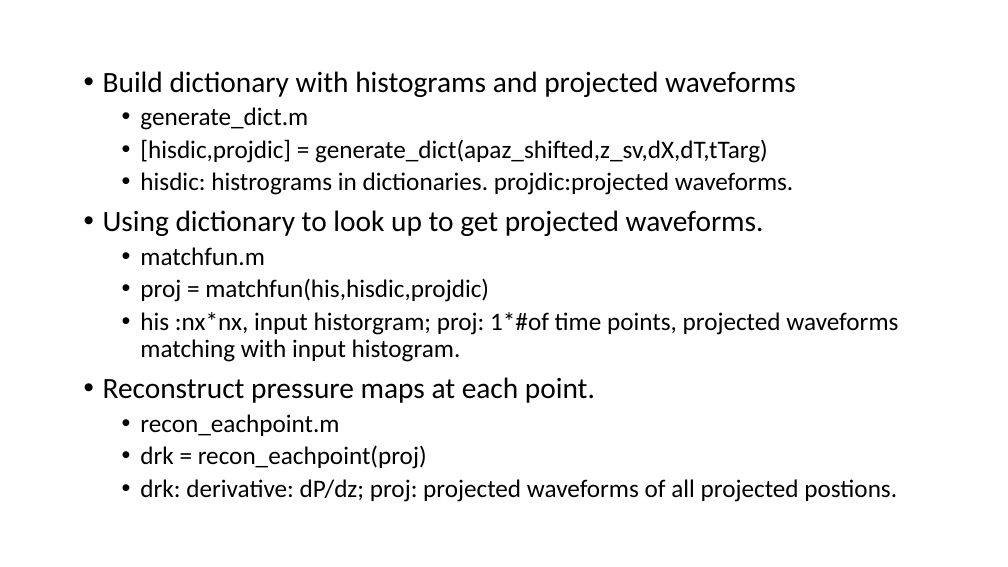
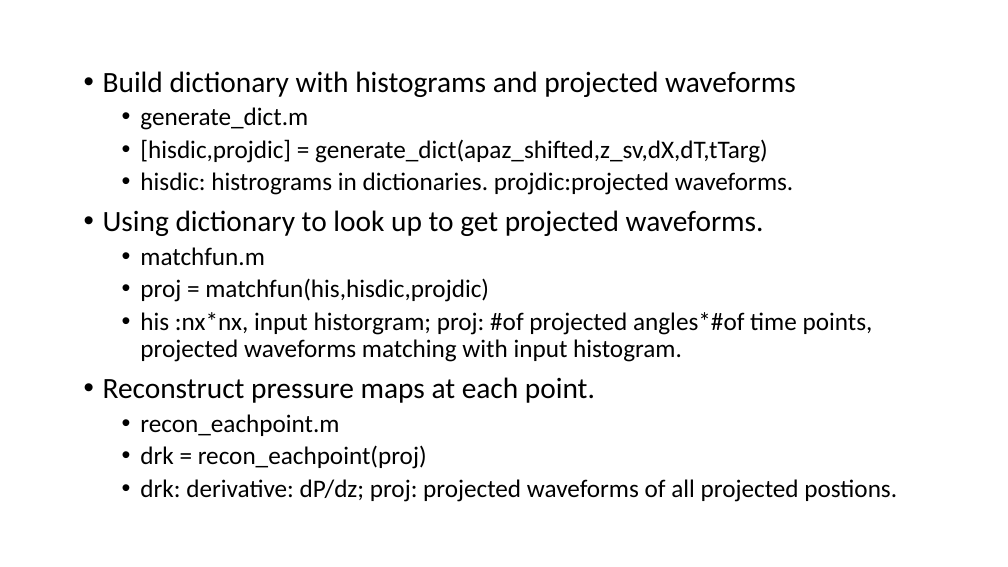
Before and after one commit to wgrissom/zebrography, a slide deck: slide 2 of fullwavemodel/readme.pptx. Drawn at 1008x567 pixels with LibreOffice and Linux fonts; fonts in the diff are those of the drawing. Boxes give left, top, right and bottom in pixels: in the first picture for what was removed or moved away, otherwise in the second. Text is boxed around its words. In the diff, an @@ line names an element or a change of style, - is before the commit and + after.

```diff
--- a/fullwavemodel/readme.pptx
+++ b/fullwavemodel/readme.pptx
@@ text at [140, 312, 873, 362]: text changed @@
-  • his :nx*nx, input historgram; proj: 1*#of time points, projected waveforms matching with input histogram.
+  • his :nx*nx, input historgram; proj: #of projected angles*#of time points, projected waveforms matching with input histogram.
```
